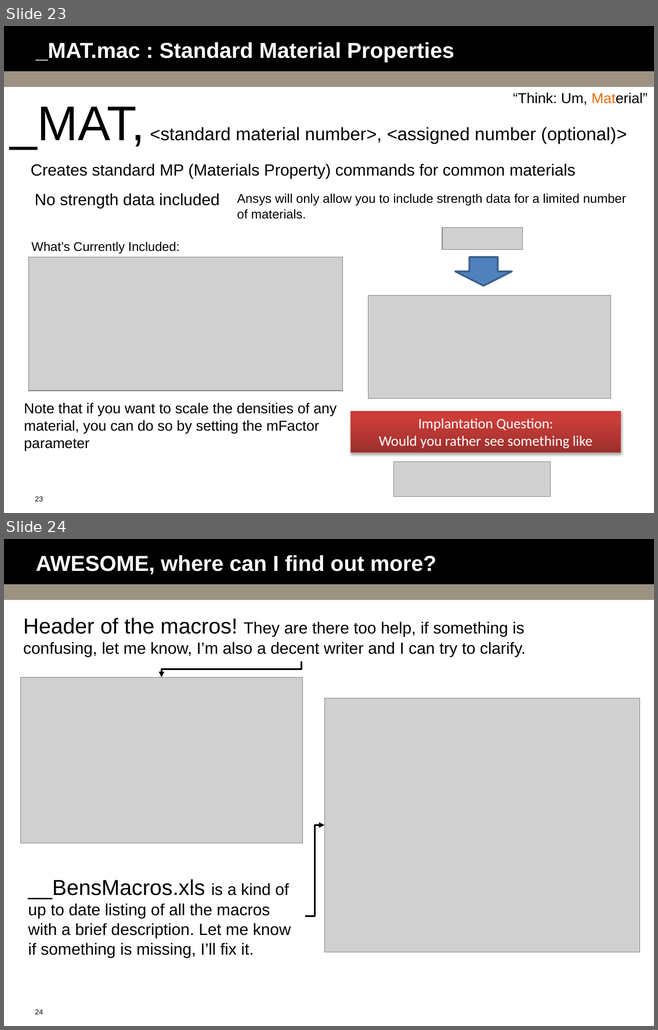
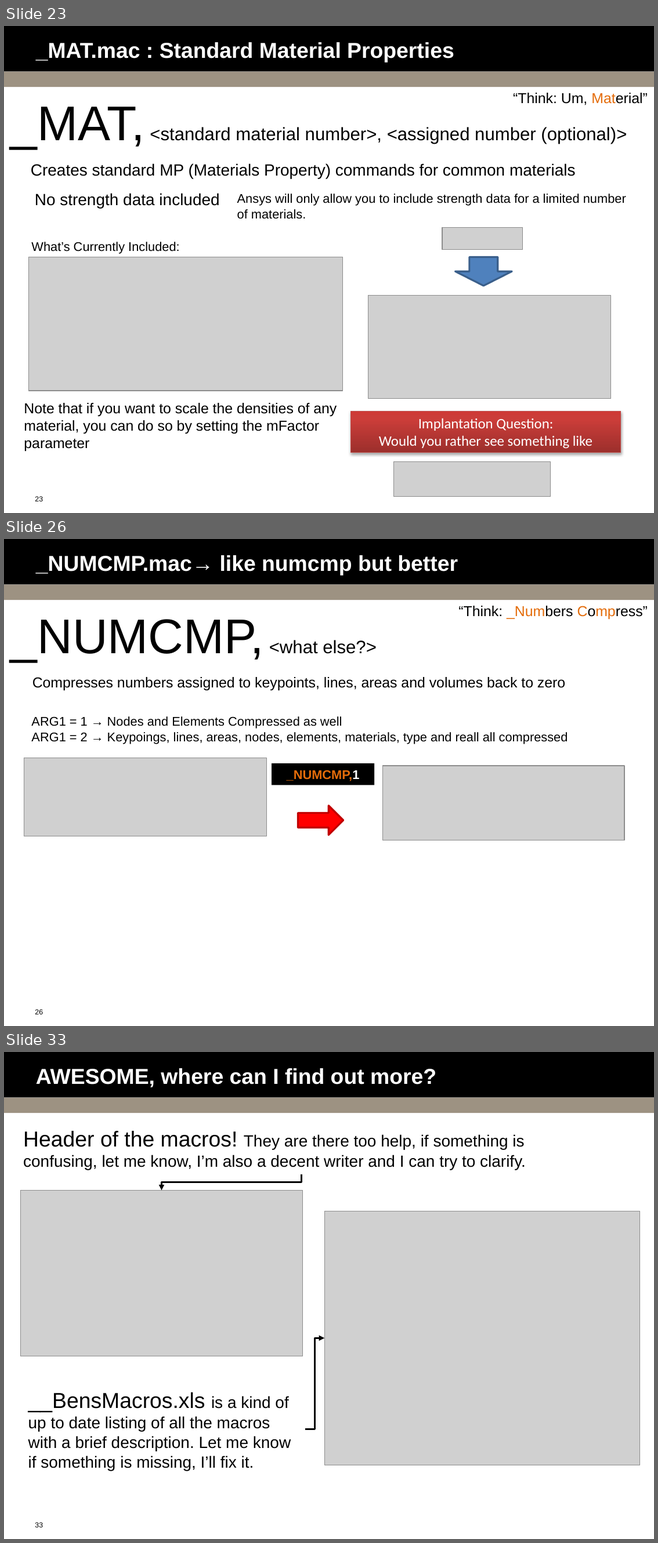
Before and after one commit to bguest/ansys-macros, a slide deck: Macro-Mania.pptx. Shown one above the other, each under a label of ours: slides 23 and 24 before the commit, slides 23, 26 and 33 after it; the slides between them are not shown. The pictures are 658x1030 and 658x1543 pixels, drawn with LibreOffice and Linux fonts; fonts in the diff are those of the drawing; grey boxes stand for pictures; background and template pictures are left out. Boxes give left, top, right and bottom in pixels: in the first picture for what was removed or moved away, otherwise in the second. Text is boxed around its words. In the diff, an @@ line names an element or a change of style, - is before the commit and + after.

```diff
--- a/Macro-Mania.pptx
+++ b/Macro-Mania.pptx
@@ slide 26 added at bbox=[4, 539, 654, 1026], background #FFFFFF; not listed: 3 template elements that a slide beside it also shows @@
@@ title added at bbox=[36, 555, 458, 576], 24 pt, text #FFFFFF, bold @@
+_NUMCMP.mac→ like numcmp but better
@@ text added at bbox=[458, 606, 647, 619], 16 pt, text #000000 @@
+“Think: _Numbers Compress”
@@ text added at bbox=[10, 619, 376, 662], 20 pt, text #000000 @@
+_NUMCMP, <what else?>
@@ text added at bbox=[32, 677, 565, 690], 16 pt, text #000000 @@
+Compresses numbers assigned to keypoints, lines, areas and volumes back to zero
@@ text added at bbox=[31, 716, 568, 744], 14 pt, text #000000 @@
+ARG1 = 1 → Nodes and Elements Compressed as well
+ARG1 = 2 → Keypoings, lines, areas, nodes, elements, materials, type and reall all compressed
@@ picture added at bbox=[24, 758, 266, 837] @@
@@ rectangle added at bbox=[271, 763, 374, 785], fill #000000, 14 pt, text #E46C0A, bold @@
+_NUMCMP,1
@@ picture added at bbox=[383, 766, 625, 841] @@
@@ right arrow added at bbox=[297, 805, 343, 835], fill #FF0000, outline #C00000 2 pt @@
@@ what was slide 24 is now slide 33 @@
@@ page number at bbox=[35, 1522, 43, 1528]: text changed @@
-24
+33
```
Also in this commit, not shown: 8 other slides added, 2 other files.
